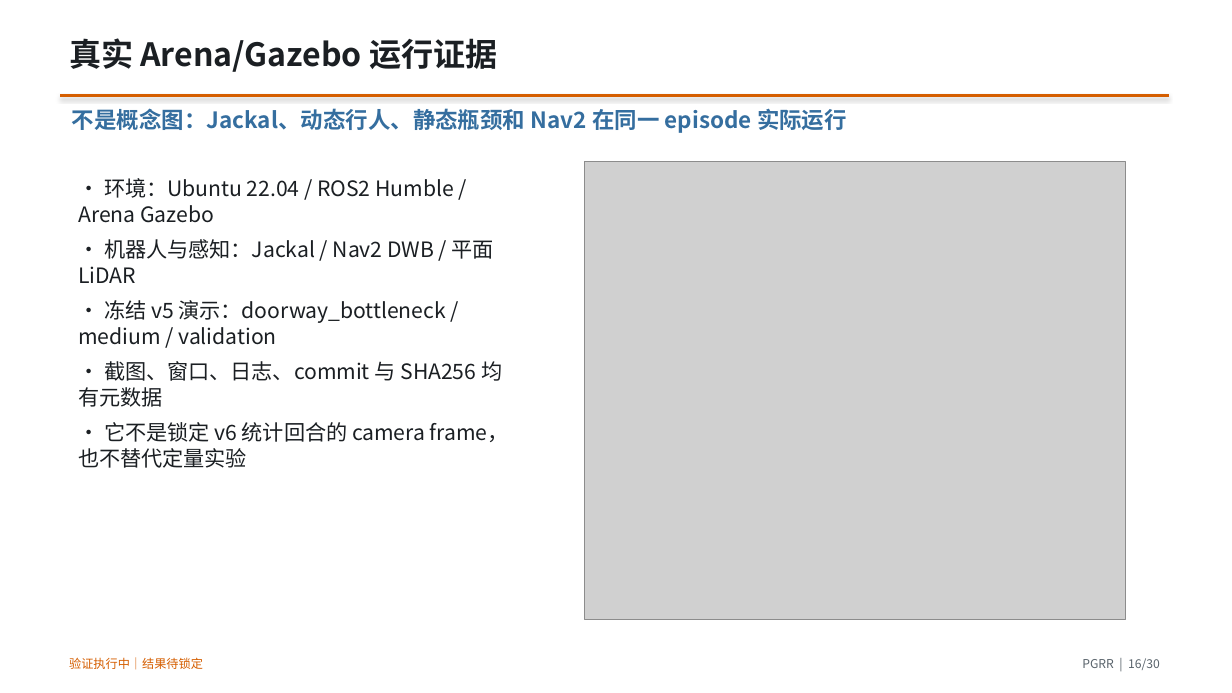
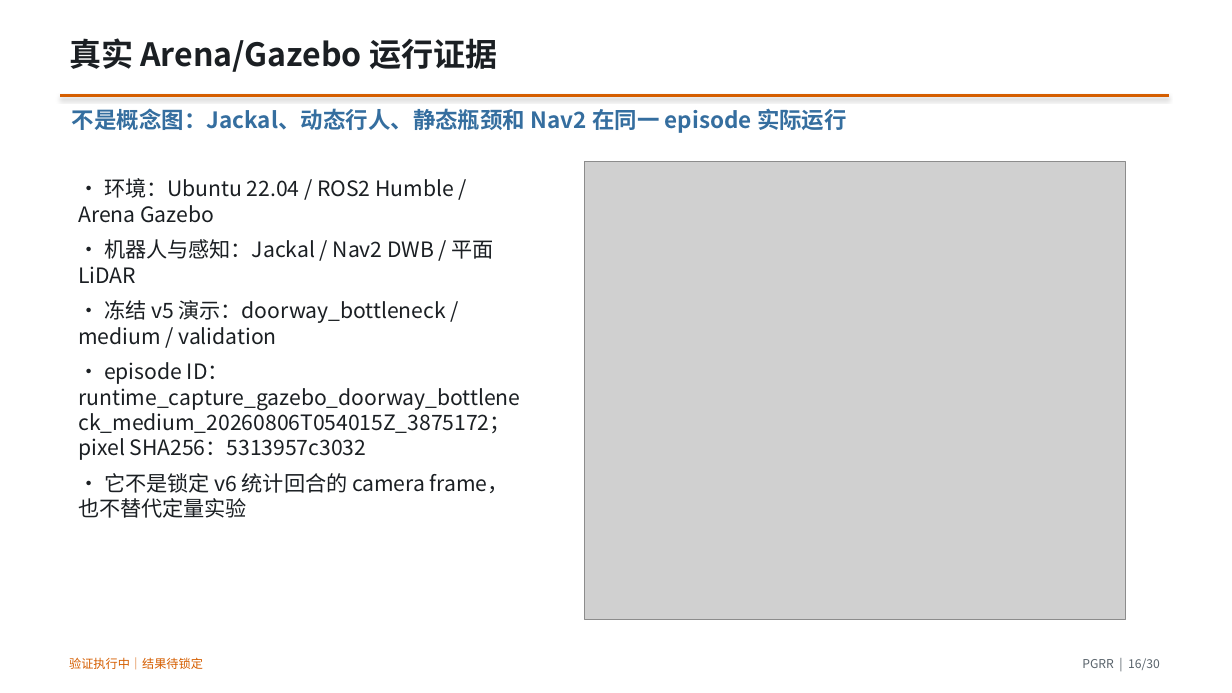
Before and after one commit to CC-robotics/PGRR, a slide deck: slide 16 of presentation/PGRR_report_zh.pptx. Drawn at 1232x693 pixels with LibreOffice and Linux fonts; fonts in the diff are those of the drawing; grey boxes stand for pictures. Boxes give left, top, right and bottom in pixels: in the first picture for what was removed or moved away, otherwise in the second. Text is boxed around its words. In the diff, an @@ line names an element or a change of style, - is before the commit and + after.

```diff
--- a/presentation/PGRR_report_zh.pptx
+++ b/presentation/PGRR_report_zh.pptx
@@ text at bbox=[78, 362, 520, 460]: text changed @@
-• 截图、窗口、日志、commit 与 SHA256 均有元数据
+• episode ID：runtime_capture_gazebo_doorway_bottleneck_medium_20260806T054015Z_3875172；pixel SHA256：5313957c3032
```
Also in this commit, not shown: 3 other slides changed, 19 other files.
